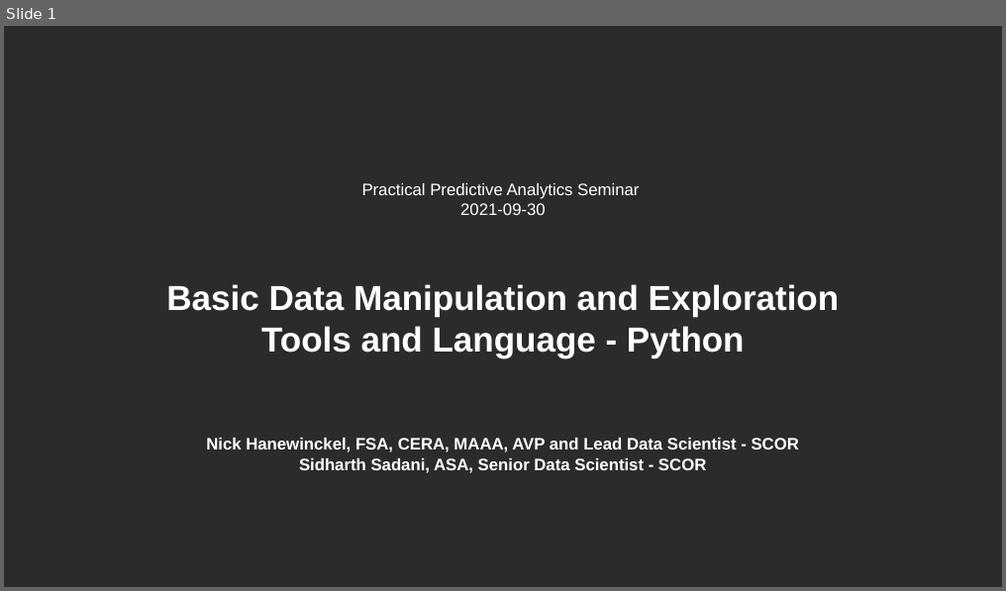
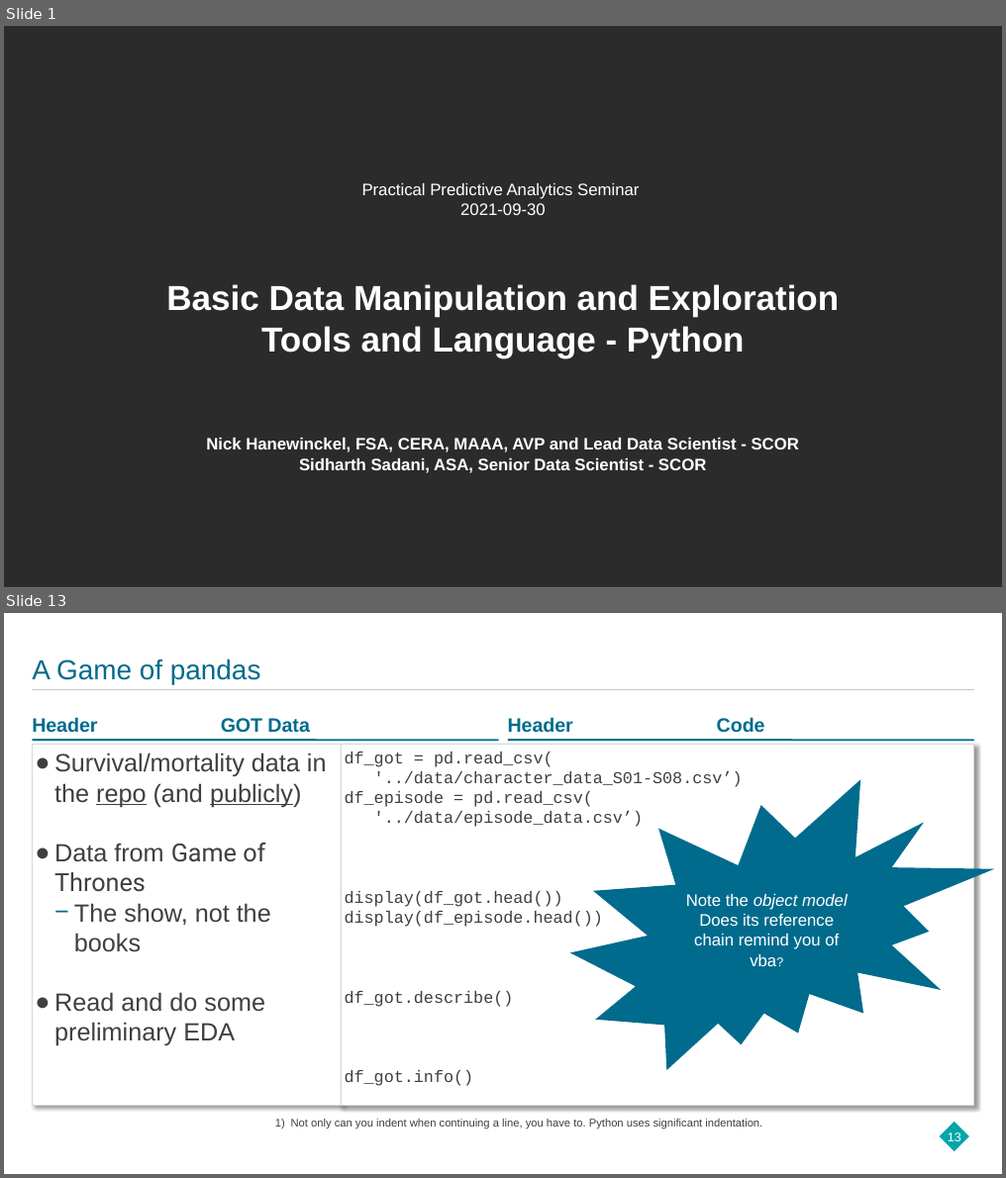
Before and after one commit to hanewinckel/ppas-python, a slide deck: Presentations/PPAS_BasicDataManipulation-Python.pptx. Shown one above the other, each under a label of ours: slide 1 before the commit, slides 1 and 13 after it; the slides between them are not shown. The pictures are 1006x591 and 1006x1178 pixels, drawn with LibreOffice and Linux fonts; fonts in the diff are those of the drawing; background and template pictures are left out; a plain dark background stands for a picture behind light text. Boxes give left, top, right and bottom in pixels: in the first picture for what was removed or moved away, otherwise in the second. Text is boxed around its words. In the diff, an @@ line names an element or a change of style, - is before the commit and + after.

```diff
--- a/Presentations/PPAS_BasicDataManipulation-Python.pptx
+++ b/Presentations/PPAS_BasicDataManipulation-Python.pptx
@@ slide 13 added at [4, 613, 1002, 1174], background #FFFFFF @@
@@ title added at [32, 659, 261, 684], 26.7 pt, text #006B8D @@
+A Game of pandas
@@ line added from (32, 689) to (974, 689), #C6C6C6 0.5 pt @@
@@ text added at [32, 713, 498, 741], outline #006B8D 1.5 pt, 18.7 pt, text #006B8D, bold @@
+GOT Data
@@ text added at [508, 713, 974, 741], outline #006B8D 1.5 pt, 18.7 pt, text #006B8D, bold @@
+Code
@@ text added at [32, 744, 341, 1106], fill #FFFFFF, outline #D9D9D9 0.75 pt, 24 pt, text #3F3F3F @@
+● Survival/mortality data in the repo (and publicly)
+● Data from Game of Thrones
+  − The show, not the books
+● Read and do some preliminary EDA
@@ text added at [342, 744, 974, 1106], fill #FFFFFF, outline #D9D9D9 0.75 pt, 16 pt, text #3F3F3F @@
+df_got = pd.read_csv(
+'../data/character_data_S01-S08.csv’)
+df_episode = pd.read_csv(
+'../data/episode_data.csv’)
+display(df_got.head())
+display(df_episode.head())
+df_got.describe()
+df_got.info()
@@ irregular seal added at [570, 780, 994, 1071], fill #006B8D, 16 pt, text #FFFFFF @@
+Note the object model
+Does its reference chain remind you of vba?
@@ text added at [291, 1119, 762, 1130], 10.7 pt, text #3F3F3F @@
+1) Not only can you indent when continuing a line, you have to. Python uses significant indentation.
@@ rectangle added at [940, 1122, 969, 1152], fill #00A6AA @@
@@ page number added at [947, 1133, 961, 1142], 12 pt, text #FFFFFF @@
+13
```
Also in this commit, not shown: 1 slide changed, 16 other slides added.
